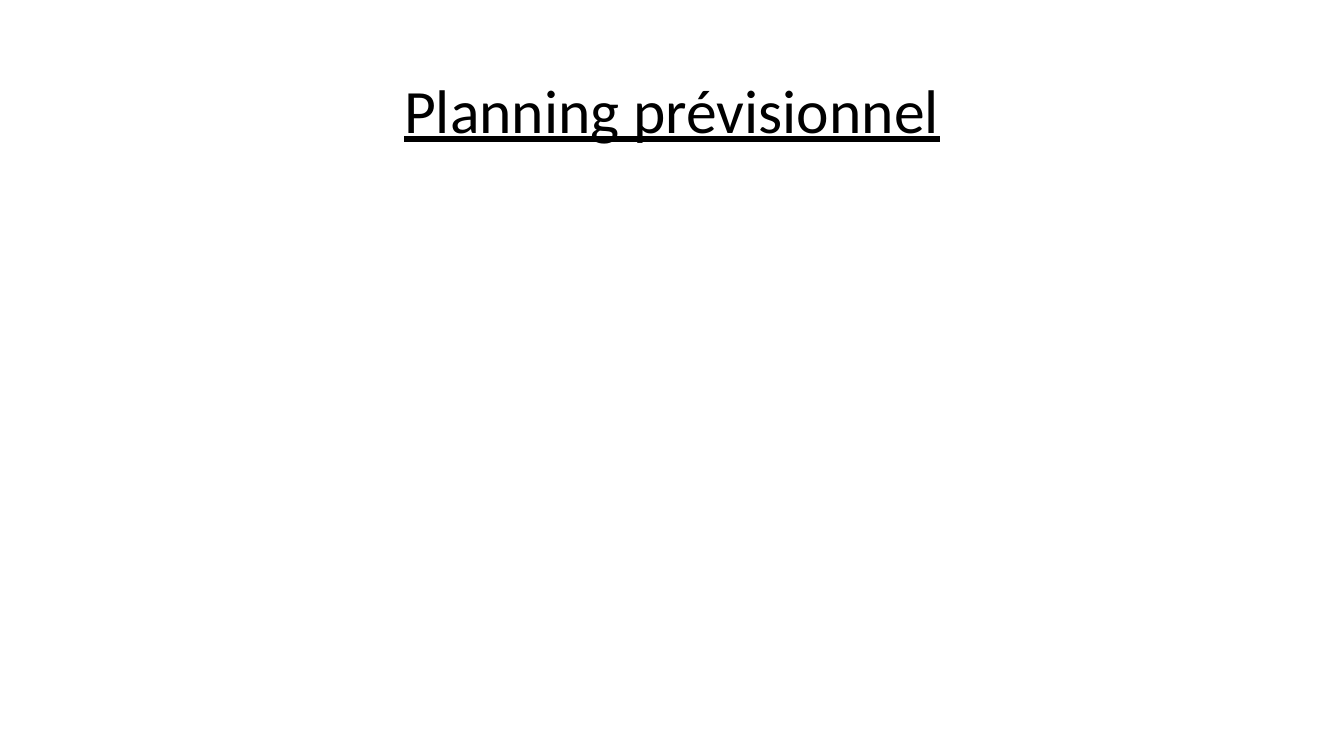
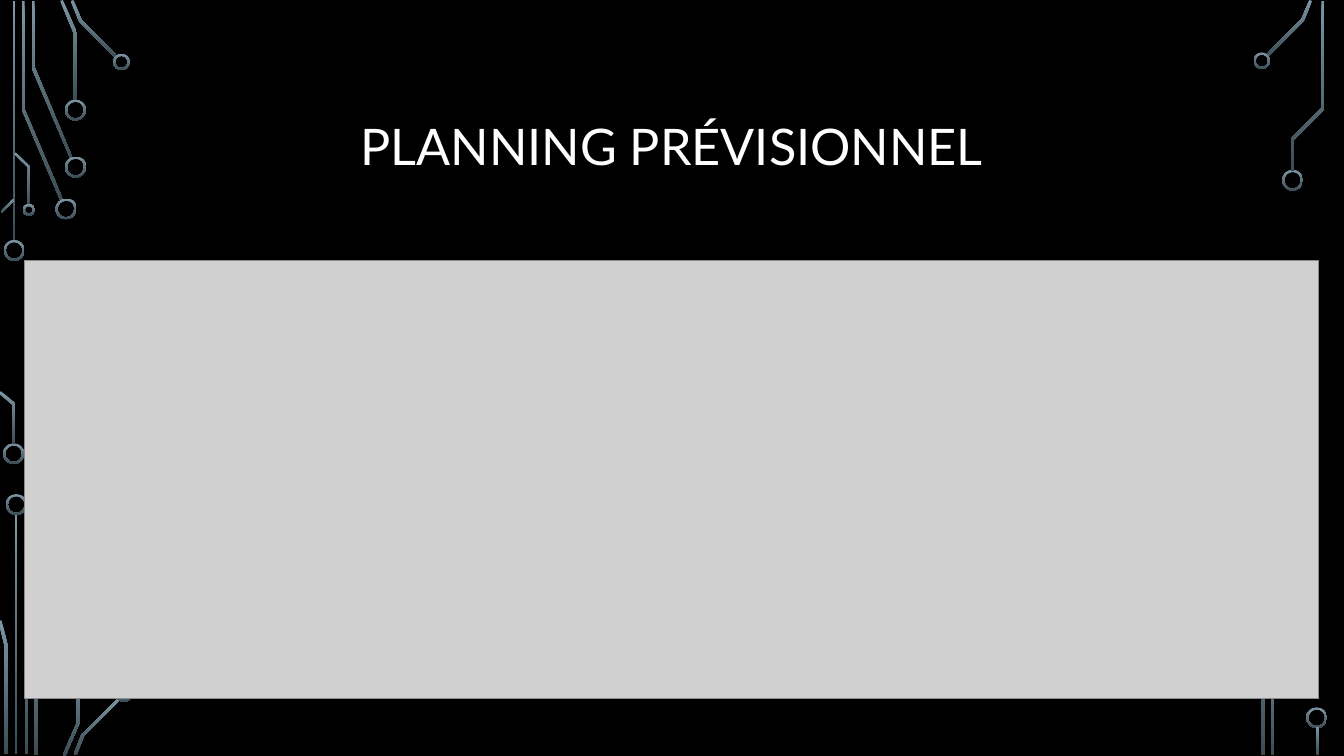
Before and after one commit to NicolasDouvrin/Projet100H, a slide deck: slide 13 of Oral projet100h.pptx (slide 12 before the commit). Drawn at 1344x756 pixels with LibreOffice and Linux fonts; fonts in the diff are those of the drawing; grey boxes stand for pictures; background and template pictures are left out. Boxes give left, top, right and bottom in pixels: in the first picture for what was removed or moved away, otherwise in the second. Text is boxed around its words. In the diff, an @@ line names an element or a change of style, - is before the commit and + after.

```diff
--- a/Oral projet100h.pptx
+++ b/Oral projet100h.pptx
@@ background #FFFFFF to picture (left out) @@
@@ title at <box>361,122,983,166</box>: text changed; size 44 to 36 pt; font Calibri to Lato; text colour #000000 to #FFFFFF @@
-Planning prévisionnel
+PLANNING PRÉVISIONNEL
@@ picture added at <box>24,261,1319,700</box> @@
@@ group added at <box>0,0,1328,756</box>: 28 freeform shapes, 3 rectangles @@
```
Also in this commit, not shown: 10 other slides changed, 2 slides added, 1 slide removed, 1 other file.
